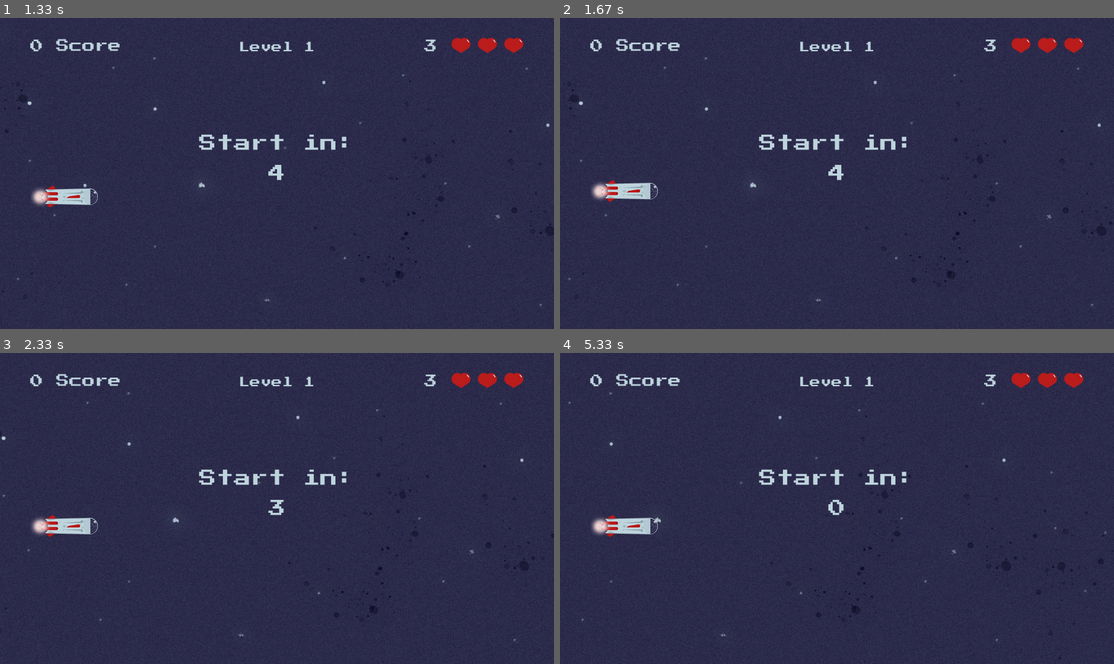
Above: before the commit, frames 1-4 (two rows, left to right).
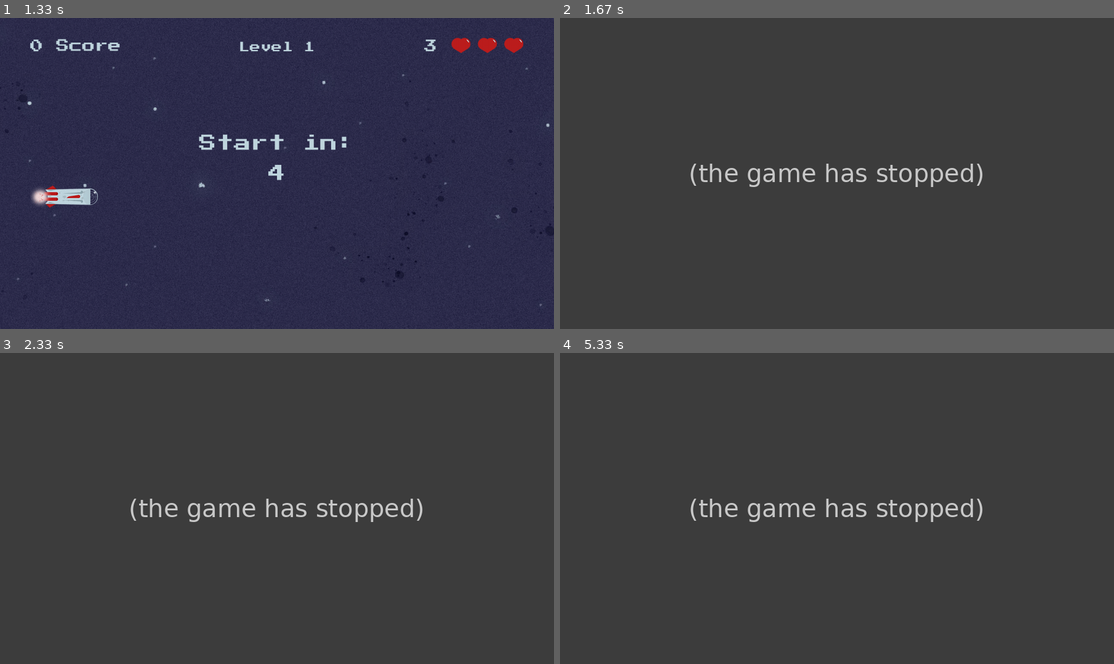
Above: after the commit, the same moments.

Repository: AdrianFSN/proyecto-final-pygame-quest
Game: pygame game, started from main.py
The game is run twice, just before and just after one commit, with the same random seed, the same clock (stepped at 60 frames per second) and the same inputs.
Inputs:
- Up to frame 1 (1.33 s): hold Space 0.33-0.87 s; hold Left 0.33-0.87 s; hold Esc from 0.9 s (still down); hold Down from 0.9 s (still down)
- Up to frame 2 (1.67 s): release Esc at 1.37 s; release Down at 1.37 s
- Up to frame 3 (2.33 s): no input
- Up to frame 4 (5.33 s): no input

Frame 1 is identical in both runs. In frame 2, 9.2% of the frame differs, in the area x 0-100%, y 0-100%; in frame 3, 9.2%; in frame 4, 9.4%.
After the commit the program exited at 1.37 s; later frames show no game.

Commit message:
fix: el juego ya se cierra como debe

Diff:
--- a/glumtar/bestscores.py
+++ b/glumtar/bestscores.py
@@ -9,6 +9,7 @@
 class BestPlayers:
     def __init__(self, screen):
         self.screen = screen
+        self.kill_game = False
         self.exit = False
 
     def mainLoop(self):
@@ -19,8 +20,8 @@
             for event in pygame.event.get():
                 if event.type == pygame.QUIT or (event.type == pygame.KEYUP and event.key == pygame.K_ESCAPE):
                     print("Alguien ha decidido salir de la aplicación por la X")
-                    # close_game = pygame.quit()
-                    return True
+                    self.kill_game = True
+                    return self.kill_game
                 if event.type == pygame.KEYDOWN and event.key == pygame.K_SPACE:
                     self.exit = True
             pygame.display.flip()
--- a/glumtar/frontpage.py
+++ b/glumtar/frontpage.py
@@ -12,6 +12,7 @@
 
     def __init__(self, screen):
         self.screen = screen
+        self.kill_game = False
         self.available_bg = []
         self.bg_index = 1
         self.bg_controller = 0
@@ -58,9 +59,10 @@
             for event in pygame.event.get():
                 if event.type == pygame.QUIT or (event.type == pygame.KEYUP and event.key == pygame.K_ESCAPE):
                     print("Alguien ha decidido salir de la aplicación por la X")
-                    return True
+                    self.kill_game = True
+                    print(f'Kill game de front page está en {self.kill_game}')
+                    return self.kill_game, print(f'He mandado un kill desde front page)')
                 if event.type == pygame.KEYDOWN and event.key == pygame.K_SPACE:
-                    self.activate_play_pointer = False
                     self.exit = True
                     return self.exit
                 if event.type == pygame.USEREVENT + 5:
@@ -82,8 +84,6 @@
             self.add_read_more_message()
 
             pygame.display.flip()
-
-        # return False
 
     def animate_stars(self):
         self.bg_front = pygame.image.load(
--- a/glumtar/game.py
+++ b/glumtar/game.py
@@ -21,6 +21,7 @@
         pygame.display.set_caption("Glumtar | The Quest")
         self.clock = pygame.time.Clock()
 
+        self.kill_game = False
         self.front_page = FrontPage(self.screen)
         self.records_page = BestPlayers(
             self.screen)
@@ -30,7 +31,6 @@
         self.play_scenes = []
         self.play_pointer = 0
         self.activate_play_pointer = True
-
         self.set_a_match = True
 
     def mainLoop(self):
@@ -38,38 +38,46 @@
         while not exit:
             self.clock.tick(FPS)
             self.screen.fill(SPACE_CADET)
-            for event in pygame.event.get():
+            """ for event in pygame.event.get():
                 if event.type == pygame.QUIT or (event.type == pygame.KEYUP and event.key == pygame.K_ESCAPE):
+                    print("He pasado por el quit key de game")
                     exit = True
                     print(f'Exit está en {exit}')
-                    break
+                    # break """
             if self.set_a_match:
                 self.set_up_play()
 
             if not self.front_page.exit:
                 self.front_page.mainLoop()
+                self.kill_game = self.front_page.kill_game
             else:
                 if self.play_pointer in range(len(self.play_scenes)) and self.activate_play_pointer:
                     scene = self.play_scenes[self.play_pointer]
                     if not scene.exit:
                         if not scene.execute_game_over:
                             scene.mainLoop()
+                            self.kill_game = scene.kill_game
+                            print(
+                                f'Kill game de game está en {self.kill_game}')
                             if scene.exit:
                                 self.play_pointer += 1
                         else:
                             self.activate_play_pointer = False
                             scene.exit = True
                             self.records_page.mainLoop()
+                            self.kill_game = self.records_page.kill_game
                 else:
                     self.activate_play_pointer = False
                     self.records_page.mainLoop()
+                    self.kill_game = self.records_page.kill_game
             if self.records_page.exit:
                 self.reset_game()
                 self.records_page.exit = False
+            pygame.display.flip()
 
-            pygame.display.flip()
-            print(f'Al final del todo, Exit está en {exit}')
-
+            if self.kill_game:
+                exit = True
+                print(f'ahora, Exit está en {exit}')
         pygame.quit()
 
     def set_up_play(self):
--- a/glumtar/playlevel.py
+++ b/glumtar/playlevel.py
@@ -11,6 +11,7 @@
     def __init__(self, screen, scoreboard, livescounter, level):
         self.clock = pygame.time.Clock()
         self.screen = screen
+        self.kill_game = False
         self.player = Ship(self.screen)
         self.level = level
         bg_route = os.path.join('glumtar', 'resources',
@@ -66,8 +67,8 @@
             for event in pygame.event.get():
                 if event.type == pygame.QUIT or (event.type == pygame.KEYUP and event.key == pygame.K_ESCAPE):
                     print("Alguien ha decidido salir de la aplicación por la X")
-                    # close_game = pygame.quit()
-                    return True
+                    self.kill_game = True
+                    return self.kill_game
                 if event.type == self.trigger_meteorite:
                     if not countdown_active:
                         self.generate_meteorites()
@@ -94,7 +95,7 @@
             self.set_bg_scroll -= BG_SCROLL_SPEED
             if self.set_bg_scroll <= 0:
                 # self.stop_bg_scroll = True
-                print(f'Este esl scroll stop {self.stop_bg_scroll}')
+                # print(f'Este esl scroll stop {self.stop_bg_scroll}')
                 self.exit = True
                 """ elif self.end_game:
                     self.stop_bg_scroll = True
--- a/glumtar/resolvelevel.py
+++ b/glumtar/resolvelevel.py
@@ -10,6 +10,7 @@
 
     def __init__(self, screen, player, scoreboard, livescounter, level):
         super().__init__(screen, scoreboard, livescounter, level)
+        self.kill_game = False
         self.player = player
         self.scoreboard = scoreboard
         self.lives_counter = livescounter
@@ -56,8 +57,8 @@
             for event in pygame.event.get():
                 if event.type == pygame.QUIT or (event.type == pygame.KEYUP and event.key == pygame.K_ESCAPE):
                     print("Alguien ha decidido salir de la aplicación por la X")
-                    # close_game = pygame.quit()
-                    return True
+                    self.kill_game = True
+                    return self.kill_game
                 if event.type == pygame.KEYDOWN and event.key == pygame.K_SPACE:
                     self.exit = True
                 if event.type == self.bg_fade_in:
